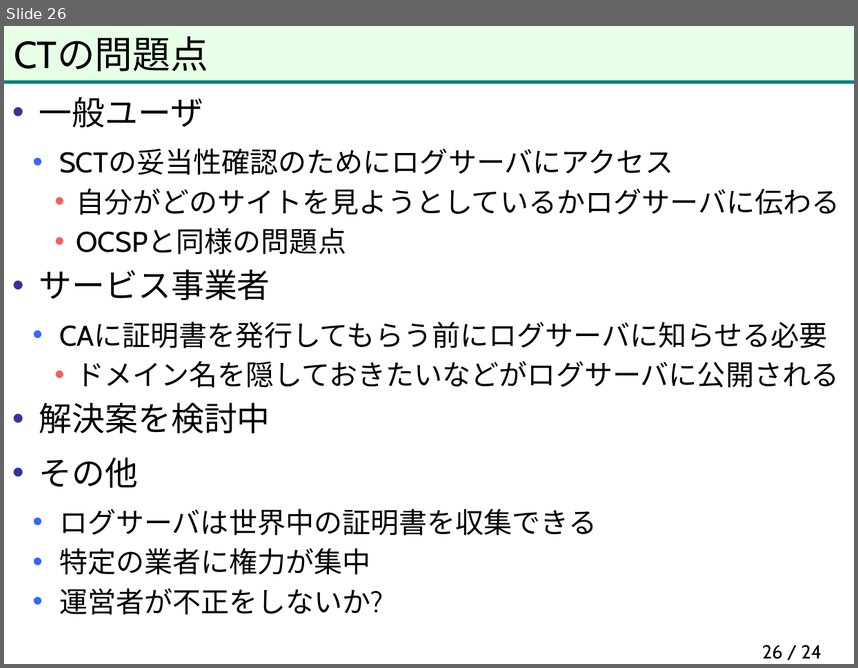
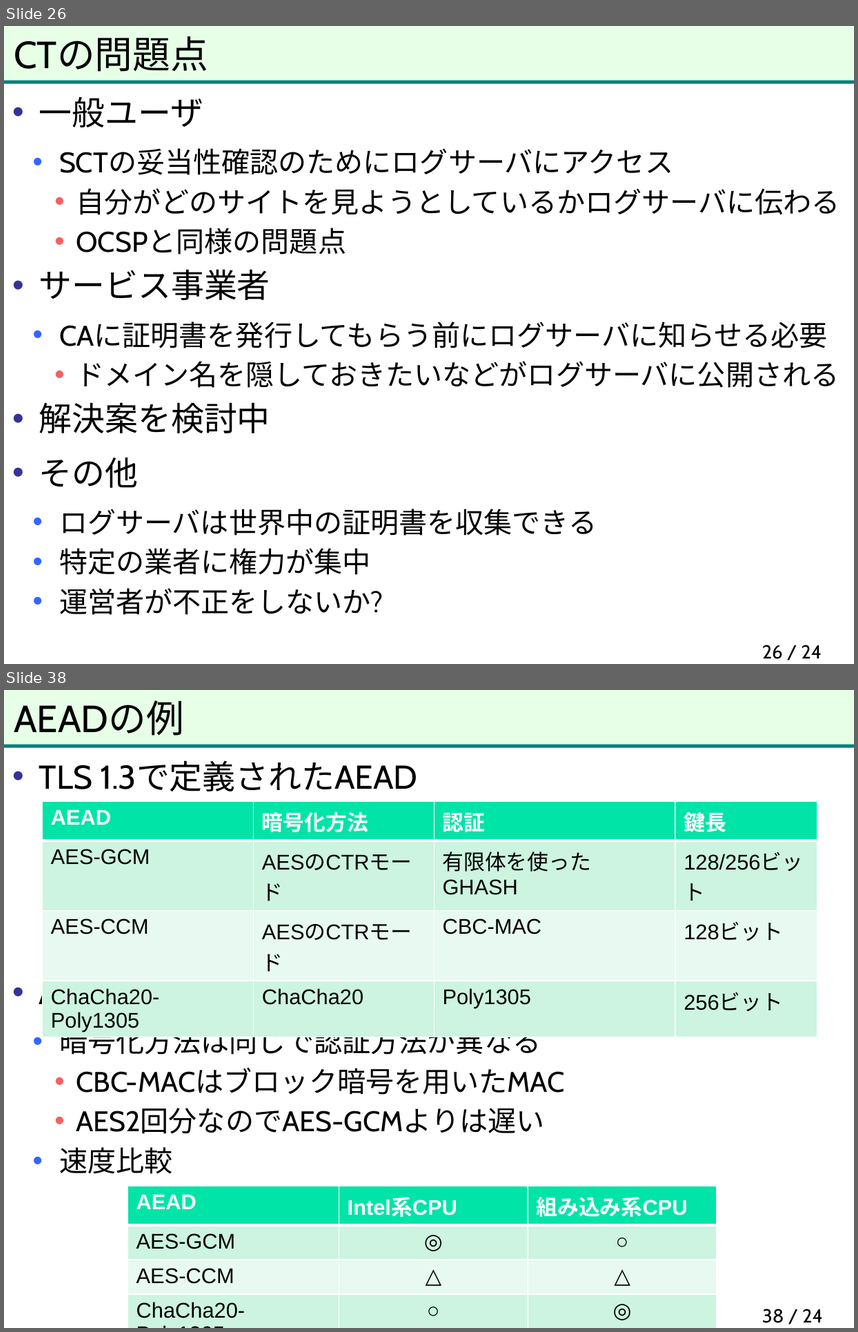
Before and after one commit to herumi/anninbon, a slide deck: lec/anninbon8.pptx. Shown one above the other, each under a label of ours: slide 26 before the commit, slides 26 and 38 after it; the slides between them are not shown. The pictures are 858x668 and 858x1332 pixels, drawn with LibreOffice and Linux fonts; fonts in the diff are those of the drawing; background and template pictures are left out. Boxes give left, top, right and bottom in pixels: in the first picture for what was removed or moved away, otherwise in the second. Text is boxed around its words. In the diff, an @@ line names an element or a change of style, - is before the commit and + after.

```diff
--- a/lec/anninbon8.pptx
+++ b/lec/anninbon8.pptx
@@ slide 38 added at [4,690,854,1328], background #FFFFFF; not listed: 2 template elements that a slide beside it also shows @@
@@ title added at [14,700,184,736], 32 pt, text #000000 @@
+AEADの例
@@ text added at [39,760,565,1174], 24 pt, text #000000 @@
+• TLS 1.3で定義されたAEAD
+• AES-GCMとAES-CCMの比較
+  • 暗号化方法は同じで認証方法が異なる
+    • CBC-MACはブロック暗号を用いたMAC
+    • AES2回分なのでAES-GCMよりは遅い
+  • 速度比較
@@ table added at [42,801,817,1034], 4 rows, 4 columns @@
+AEAD | 暗号化方法 | 認証 | 鍵長
+AES-GCM | AESのCTRモード | 有限体を使ったGHASH | 128/256ビット
+AES-CCM | AESのCTRモード | CBC-MAC | 128ビット
+ChaCha20-Poly1305 | ChaCha20 | Poly1305 | 256ビット
@@ table added at [128,1185,716,1323], 4 rows, 3 columns @@
+AEAD | Intel系CPU | 組み込み系CPU
+AES-GCM | ◎ | ○
+AES-CCM | △ | △
+ChaCha20-Poly1305 | ○ | ◎
@@ page number added at [762,1308,823,1323], 16 pt, text #000000 @@
+38 / 24
```
Also in this commit, not shown: 14 other slides added.
